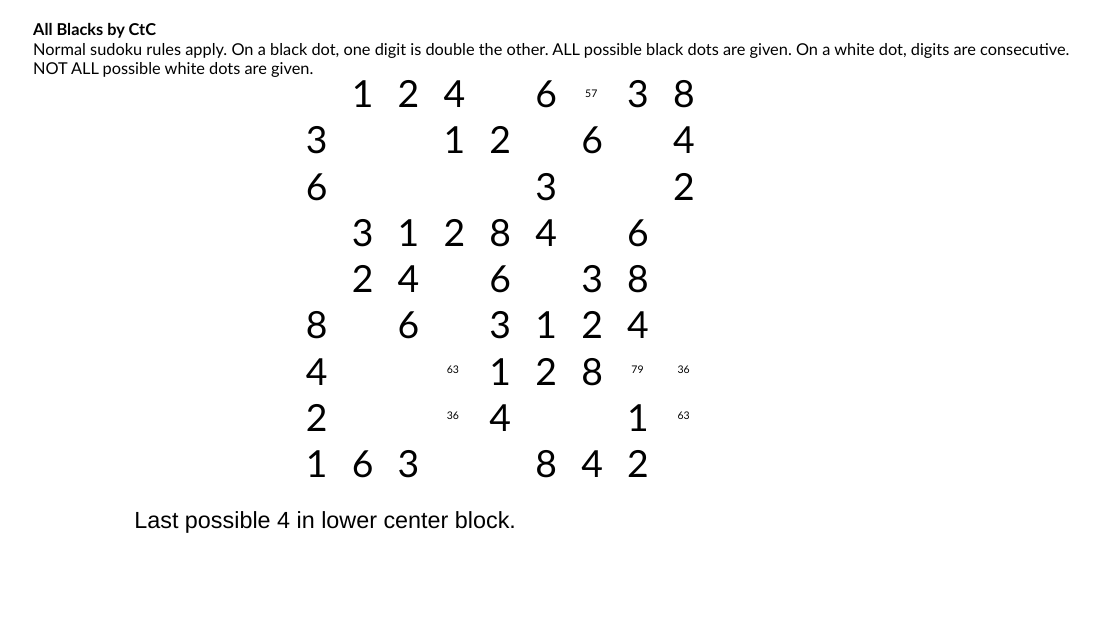
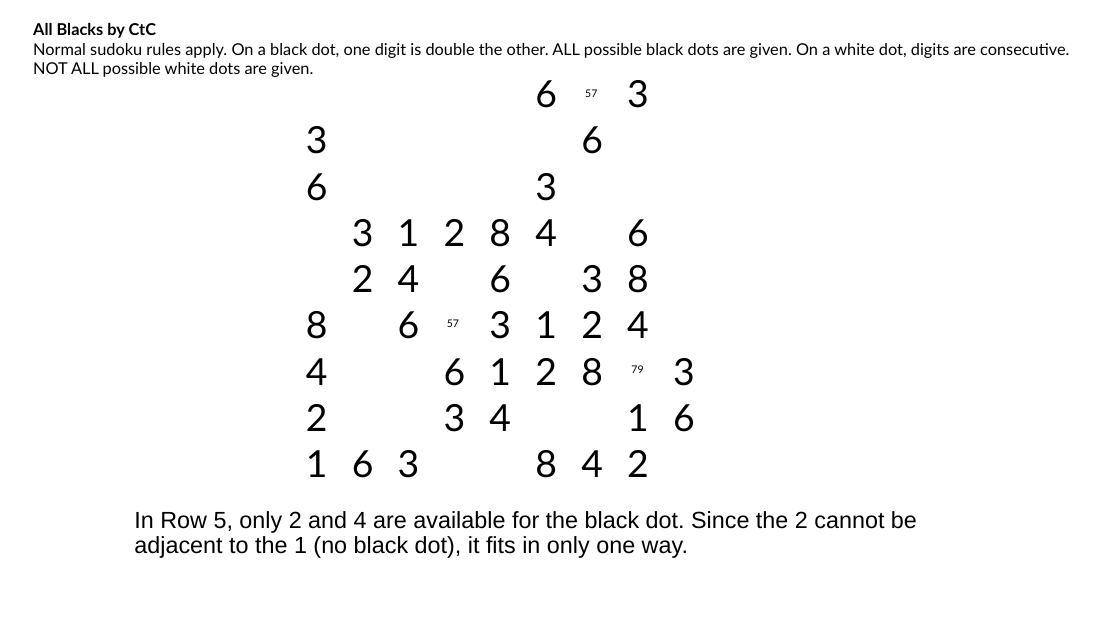
Before and after one commit to jhardis/WSJ_Number_Puzzles, a slide deck: slide 21 of 20261003_2.pptx (slide 27 before the commit). Drawn at 1120x630 pixels with LibreOffice and Linux fonts; fonts in the diff are those of the drawing; background and template pictures are left out. Boxes give left, top, right and bottom in pixels: in the first picture for what was removed or moved away, otherwise in the second. Text is boxed around its words. In the diff, an @@ line names an element or a change of style, - is before the commit and + after.

```diff
--- a/20261003_2.pptx
+++ b/20261003_2.pptx
@@ text removed at [352, 80, 374, 107] @@
-1
@@ text removed at [398, 80, 420, 107] @@
-2
@@ text removed at [444, 80, 466, 107] @@
-4
@@ text removed at [673, 80, 695, 108] @@
-8
@@ text removed at [444, 126, 466, 153] @@
-1
@@ text removed at [489, 126, 511, 153] @@
-2
@@ text removed at [673, 126, 695, 153] @@
-4
@@ text removed at [673, 173, 695, 200] @@
-2
@@ text added at [447, 319, 459, 327], 9 pt, text #000000 @@
+57
@@ text added at [444, 358, 466, 386], 32 pt, text #000000 @@
+6
@@ text added at [673, 358, 695, 386], 32 pt, text #000000 @@
+3
@@ text removed at [447, 365, 459, 373] @@
-63
@@ text removed at [678, 365, 690, 373] @@
-36
@@ text added at [444, 404, 466, 432], 32 pt, text #000000 @@
+3
@@ text removed at [447, 411, 459, 419] @@
-36
@@ text added at [673, 404, 695, 432], 32 pt, text #000000 @@
+6
@@ text removed at [678, 411, 690, 419] @@
-63
@@ text at [134, 511, 917, 558]: text changed @@
-Last possible 4 in lower center block.
+In Row 5, only 2 and 4 are available for the black dot. Since the 2 cannot be adjacent to the 1 (no black dot), it fits in only one way.
```
Also in this commit, not shown: 29 other slides changed, 1 slide added, 9 slides removed.
